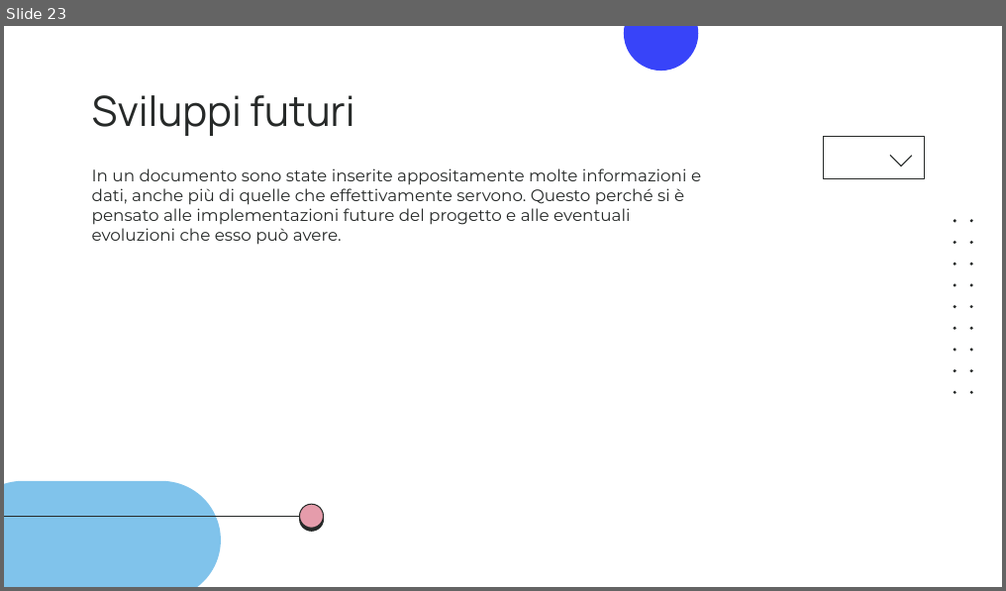
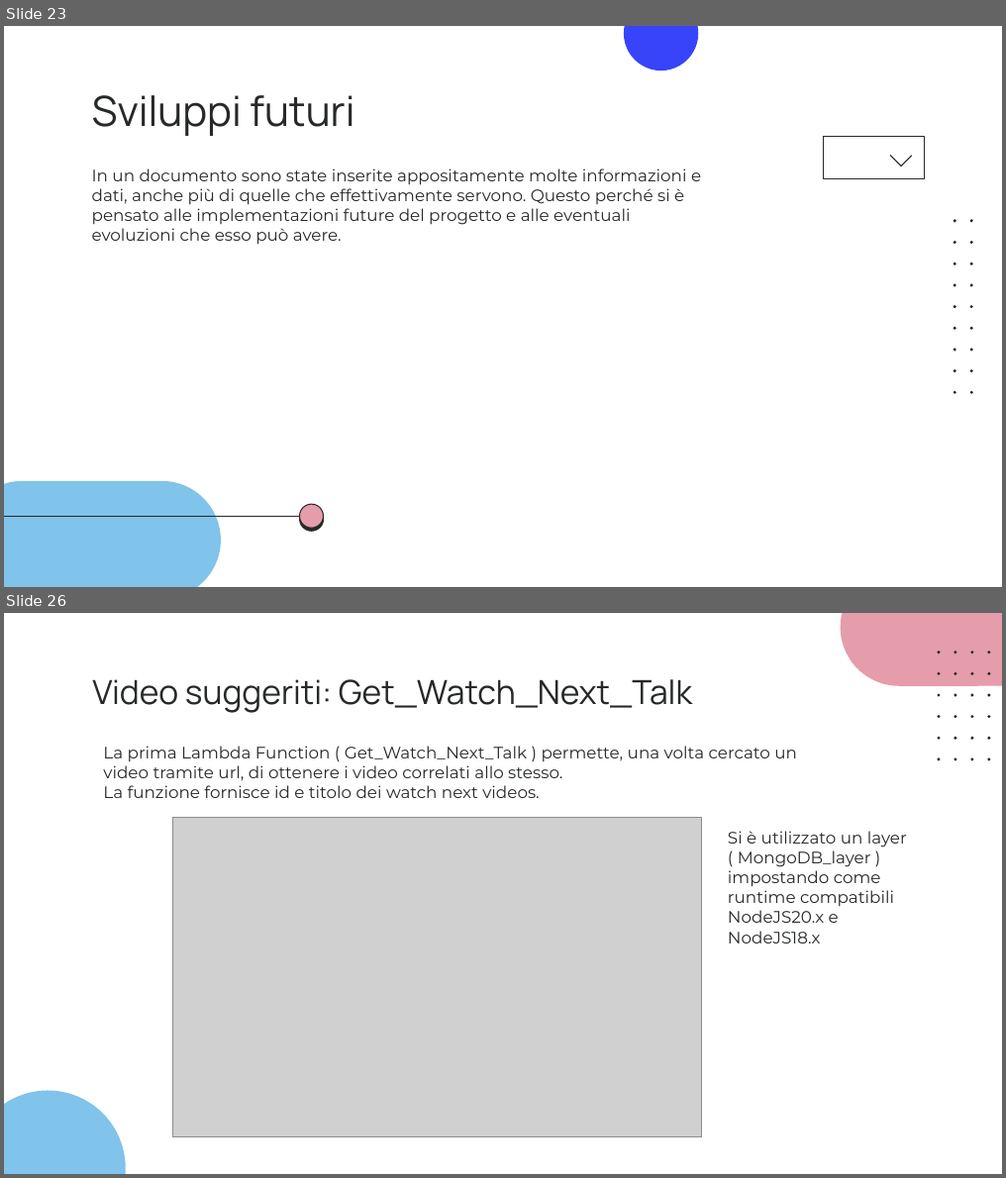
Before and after one commit to giotentori/unibg_cloud_and_mobile, a slide deck: Progetto_TCM/Progetto3.0/CommuniTEDx_3.0.pptx. Shown one above the other, each under a label of ours: slide 23 before the commit, slides 23 and 26 after it; the slides between them are not shown. The pictures are 1006x591 and 1006x1178 pixels, drawn with LibreOffice and Linux fonts; fonts in the diff are those of the drawing; grey boxes stand for pictures. Boxes give left, top, right and bottom in pixels: in the first picture for what was removed or moved away, otherwise in the second. Text is boxed around its words. In the diff, an @@ line names an element or a change of style, - is before the commit and + after.

```diff
--- a/Progetto_TCM/Progetto3.0/CommuniTEDx_3.0.pptx
+++ b/Progetto_TCM/Progetto3.0/CommuniTEDx_3.0.pptx
@@ slide 26 added at [4, 613, 1002, 1174], background #FFFFFF @@
@@ group added at [4, 613, 1002, 1174]: 24 freeform shapes, 2 rounded rectangles @@
@@ title added at [92, 679, 692, 713], 24 pt, text #262928 @@
+Video suggeriti: Get_Watch_Next_Talk
@@ text added at [103, 746, 797, 798], 12 pt, text #252928 @@
+La prima Lambda Function ( Get_Watch_Next_Talk ) permette, una volta cercato un video tramite url, di ottenere i video correlati allo stesso.
+La funzione fornisce id e titolo dei watch next videos.
@@ picture added at [172, 818, 701, 1138] @@
@@ text added at [728, 831, 907, 944], 12 pt, text #252928 @@
+Si è utilizzato un layer ( MongoDB_layer ) impostando come runtime compatibili NodeJS20.x e NodeJS18.x
```
Also in this commit, not shown: 6 slides changed, 10 other slides added, 5 other files.
